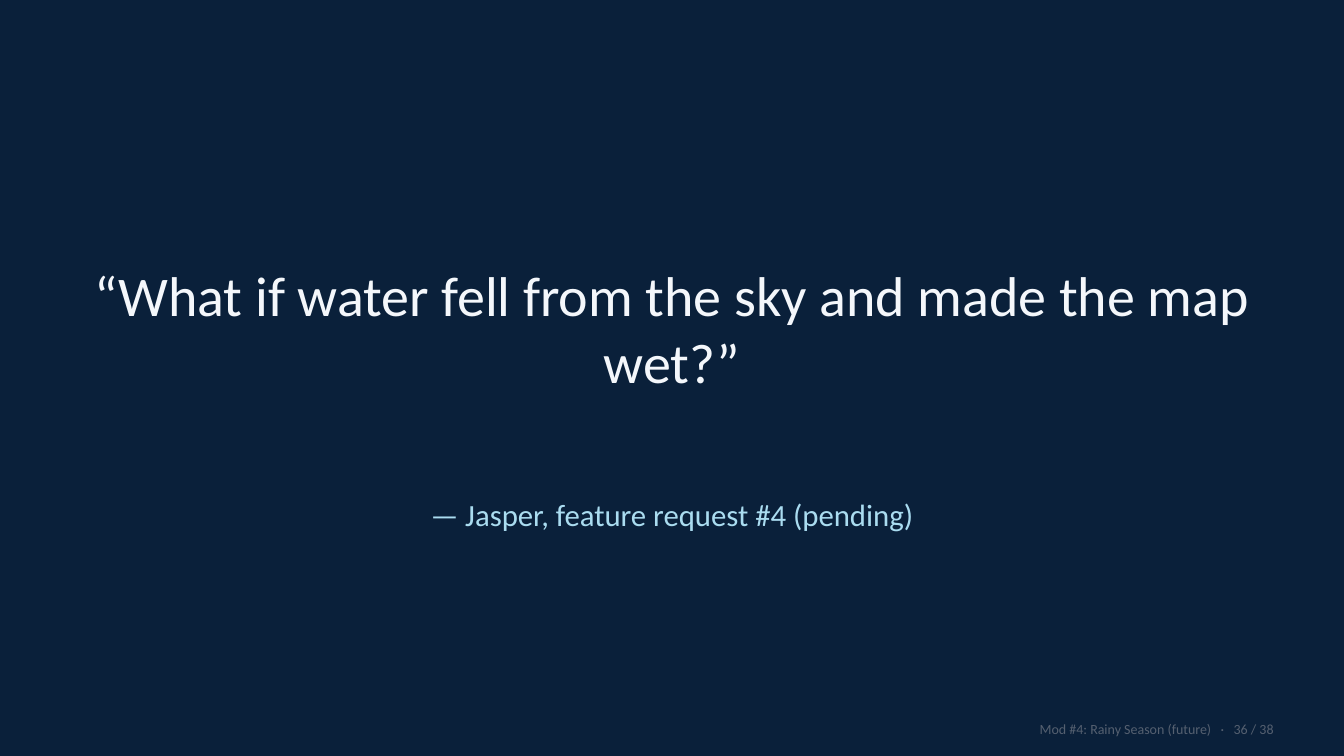
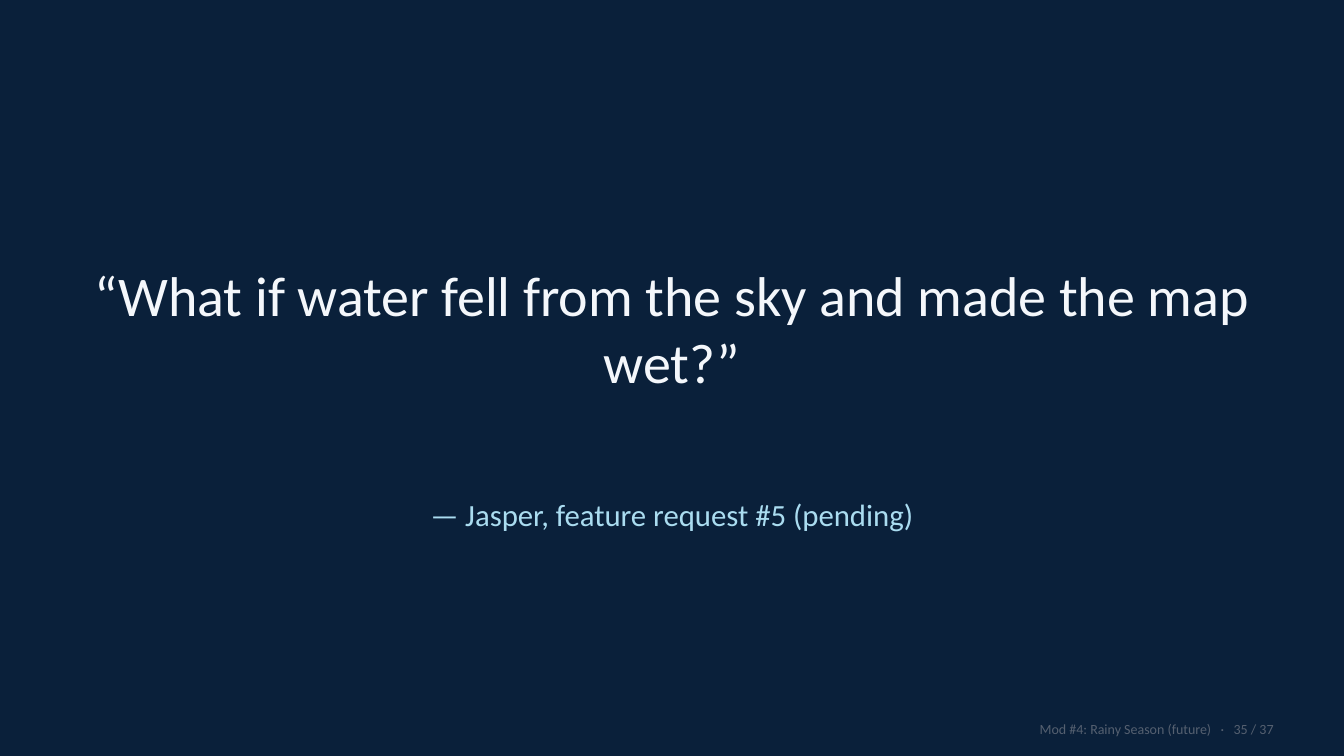
Before and after one commit to Spycho/timberborn-flood-mod, a slide deck: slide 35 of talk/timberborn-talk.pptx (slide 36 before the commit). Drawn at 1344x756 pixels with LibreOffice and Linux fonts; fonts in the diff are those of the drawing. Boxes give left, top, right and bottom in pixels: in the first picture for what was removed or moved away, otherwise in the second. Text is boxed around its words. In the diff, an @@ line names an element or a change of style, - is before the commit and + after.

```diff
--- a/talk/timberborn-talk.pptx
+++ b/talk/timberborn-talk.pptx
@@ text at [465,503,913,532]: text changed @@
-— Jasper, feature request #4 (pending)
+— Jasper, feature request #5 (pending)
@@ text at [1040,724,1273,736]: text changed @@
-Mod #4: Rainy Season (future) · 36 / 38
+Mod #4: Rainy Season (future) · 35 / 37
```
Also in this commit, not shown: 34 other slides changed, 1 slide removed, 2 other files.
